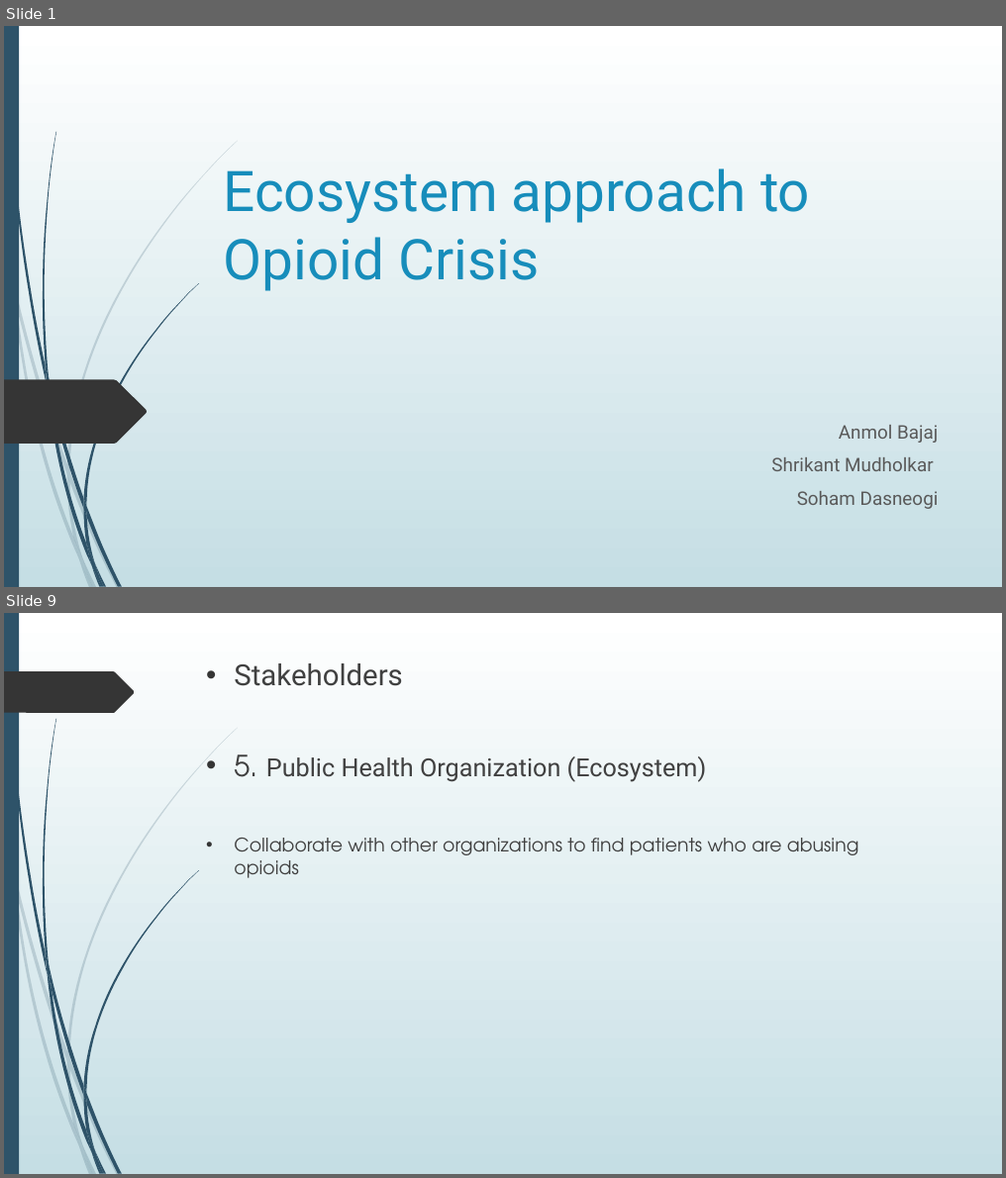
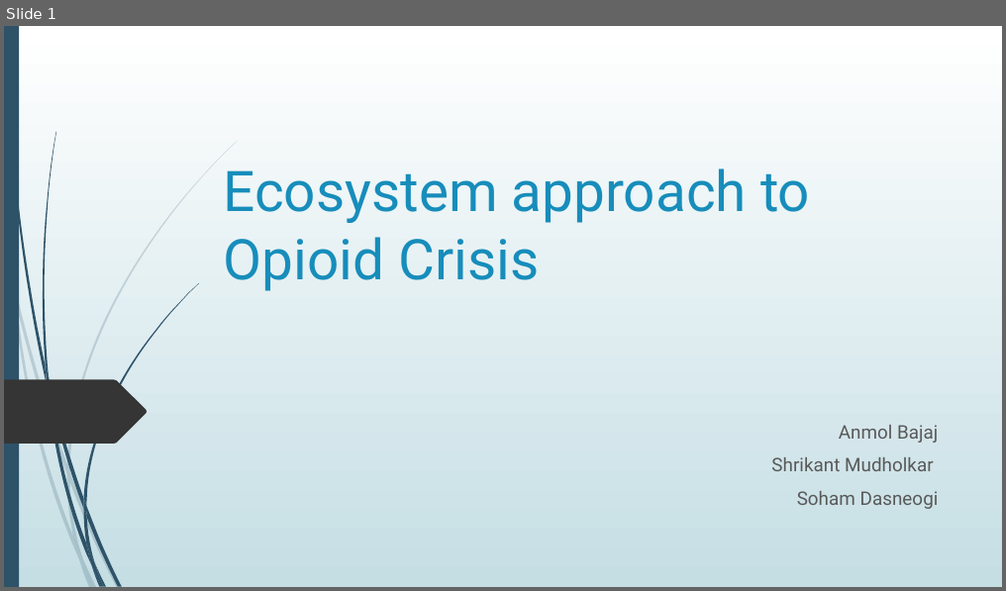
Before and after one commit to shrican/ecosystem-approach-to-opioid-crisis, a slide deck: Ecosystem approach to Opioid Crisis.pptx. Shown one above the other, each under a label of ours: slides 1 and 9 before the commit, slide 1 after it; the slides between them are not shown. The pictures are 1006x1178 and 1006x591 pixels, drawn with LibreOffice and Linux fonts; fonts in the diff are those of the drawing. Boxes give left, top, right and bottom in pixels: in the first picture for what was removed or moved away, otherwise in the second. Text is boxed around its words. In the diff, an @@ line names an element or a change of style, - is before the commit and + after.

```diff
--- a/Ecosystem approach to Opioid Crisis.pptx
+++ b/Ecosystem approach to Opioid Crisis.pptx
@@ slide 9 removed at [4,613,1002,1174], background gradient #FFFFFF to #C5DEE5; not listed: 23 template elements that a slide beside it also shows @@
@@ freeform shape removed at [4,671,135,713] @@
@@ text removed at [234,663,859,878] @@
-• Stakeholders
-• 5. Public Health Organization (Ecosystem)
-• Collaborate with other organizations to find patients who are abusing opioids
```
Also in this commit, not shown: 4 slides changed, 11 slides added, 4 other slides removed, 4 other files.
